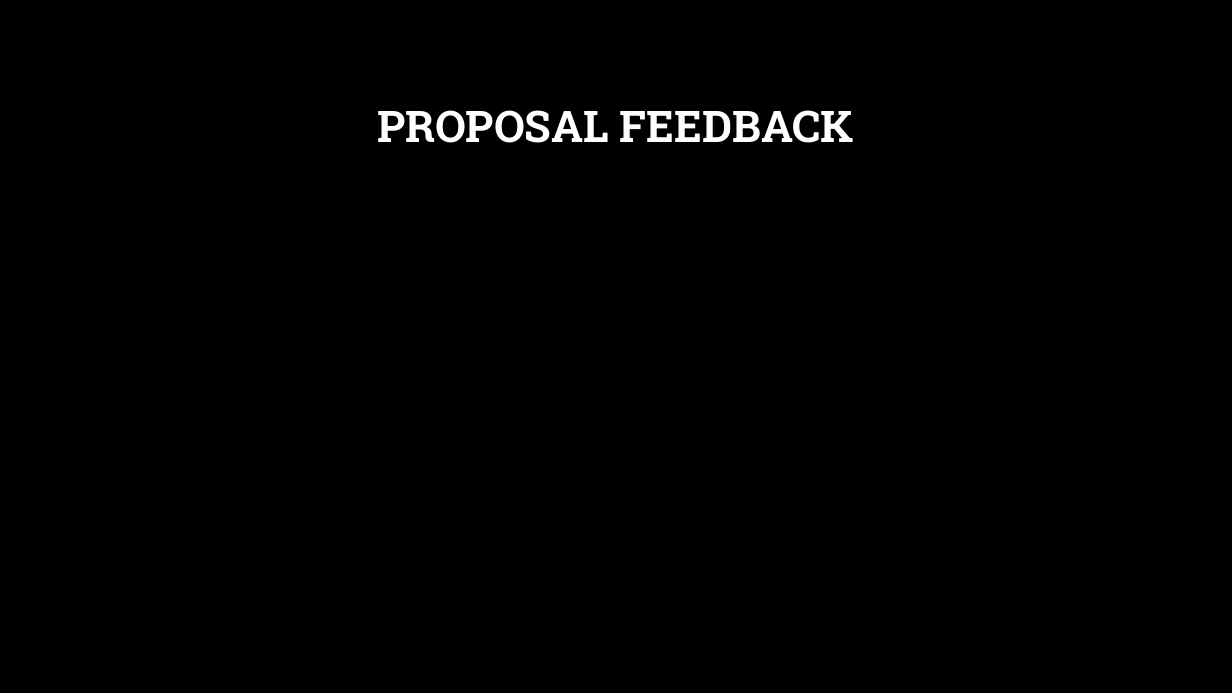
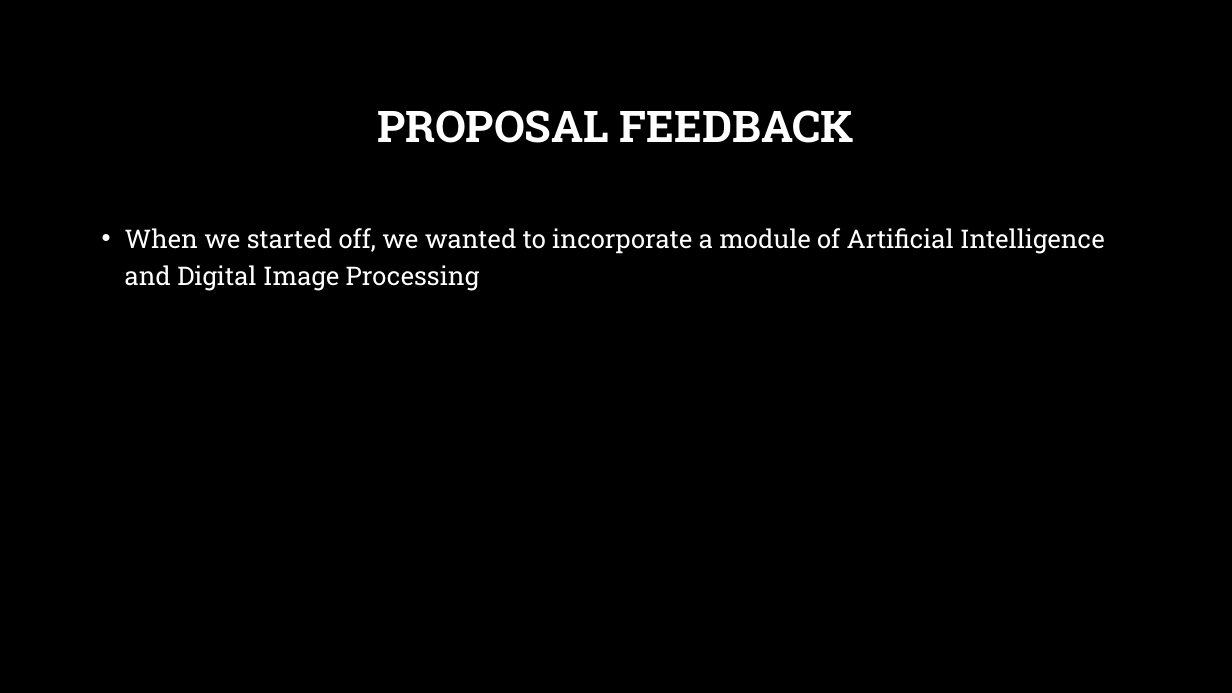
Before and after one commit to aimanahmedmoin1997/FinalYearProject, a slide deck: slide 8 of Kaavish Evaluation I/Evaluation I.pptx (slide 9 before the commit). Drawn at 1232x693 pixels with LibreOffice and Linux fonts; fonts in the diff are those of the drawing; background and template pictures are left out. Boxes give left, top, right and bottom in pixels: in the first picture for what was removed or moved away, otherwise in the second. Text is boxed around its words. In the diff, an @@ line names an element or a change of style, - is before the commit and + after.

```diff
--- a/Kaavish Evaluation I/Evaluation I.pptx
+++ b/Kaavish Evaluation I/Evaluation I.pptx
@@ text added at <box>125,228,1105,291</box>, 20 pt, text #FFFFFF @@
+• When we started off, we wanted to incorporate a module of Artificial Intelligence and Digital Image Processing
```
Also in this commit, not shown: 4 other slides changed, 1 slide removed, 1 other file.
